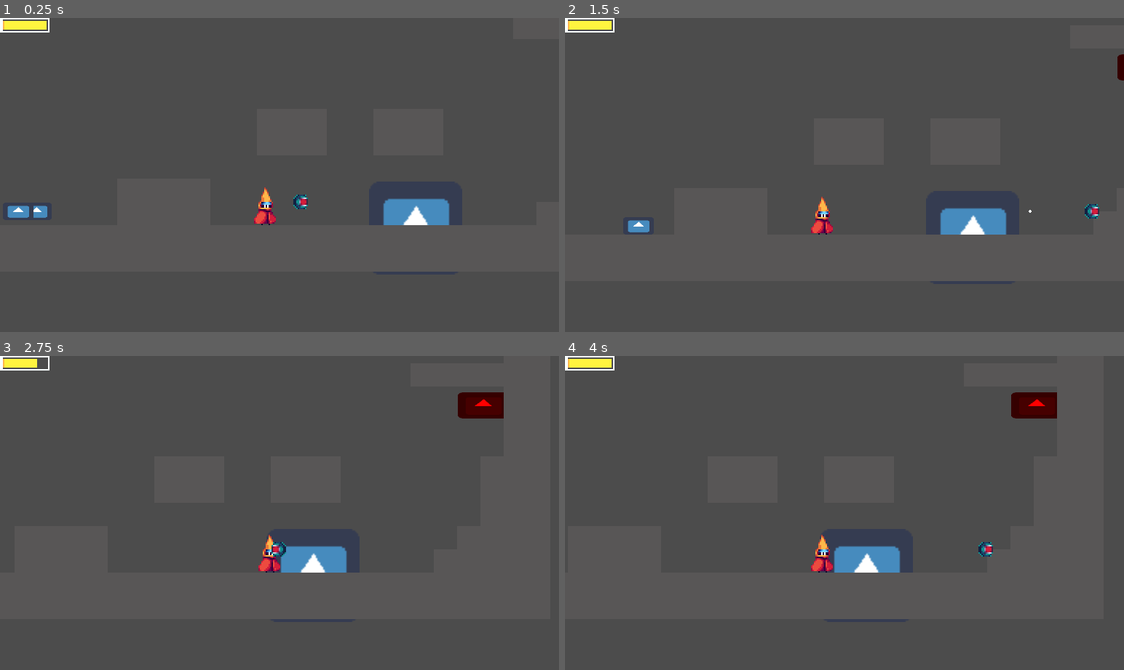
Above: before the commit, frames 1-4 (two rows, left to right).
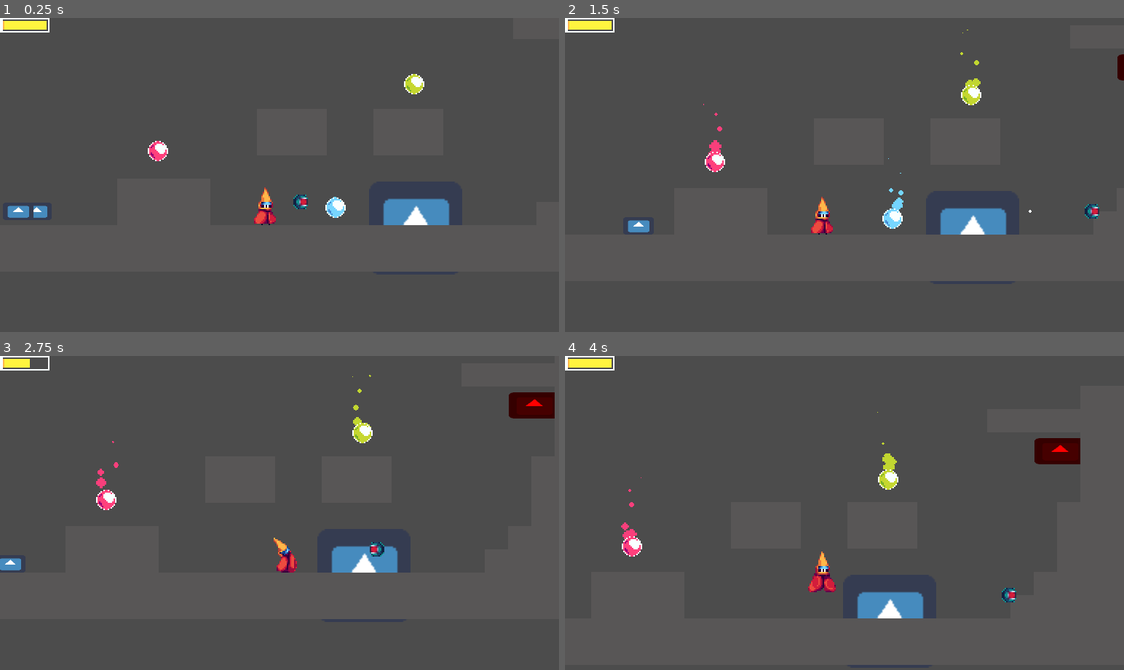
Above: after the commit, the same moments.

Repository: Tenseven-107/UnicornGameJam_Final-Chapter
Game: Godot game, scene res://Scenes/Testing/Testing.tscn
Same seed, same stepped clock (60 frames per second), same inputs: the game is played once before the commit and once after it. The engine's default icon, where the game draws it, is replaced by a stand-in: a white triangle on a blue panel in a dark square.
Inputs:
- Up to frame 1 (0.25 s): no input
- Up to frame 2 (1.5 s): tap Enter (action_drone) at 0.5, 1.35 s; hold Space (jump) 0.53-1.28 s; hold Right (right_drone) from 0.53 s (still down)
- Up to frame 3 (2.75 s): tap Space (jump) at 1.52, 1.55, 1.82 s; release Right (right_drone) at 2.03 s; hold Left (left_drone) from 2.03 s (still down); hold Space (jump) from 2.03 s (still down); tap K (action_player) at 2.1 s
- Up to frame 4 (4 s): release Left (left_drone) at 2.78 s; release Space (jump) at 2.78 s; hold Right (right_drone) from 2.78 s (still down); tap J (attack_player) at 2.85 s; tap Space (jump) at 3.02, 3.05, 3.32 s; hold Space (jump) from 3.53 s (still down)

The runs differ from the first frame. In frame 1, 0.5% of the frame differs, in the area x 26-76%, y 17-64%; in frame 2, 0.8%; in frame 3, 4.0%; in frame 4, 6.7%, in the area x 10-93%, y 11-85%.

Commit message:
Added item pickups

Diff:
--- a/HUG-Final_Chapter/Prefabs/Enemies/BasicGroundEnemyController.tscn
+++ b/HUG-Final_Chapter/Prefabs/Enemies/BasicGroundEnemyController.tscn
@@ -53,7 +53,7 @@
 destroy_on_death = true
 activity_objects_paths = [ NodePath("../.."), NodePath("../Hitbox") ]
 inactive_timer_path = NodePath("../../Utils/Inactivity")
-inactive_time = 0.5
+inactive_time = 0.65
 
 [node name="CollisionShape2D" type="CollisionShape2D" parent="Combat/Entity"]
 modulate = Color( 0.101961, 1, 0, 1 )
--- /dev/null
+++ b/HUG-Final_Chapter/Prefabs/Objects/Pickups/AbilityItem.tscn
@@ -0,0 +1,79 @@
+[gd_scene load_steps=11 format=2]
+
+[ext_resource path="res://Scripts/EffectPlayers/CameraEffectsPlayer.gd" type="Script" id=1]
+[ext_resource path="res://Scripts/Utils/Gameplay/AbilityItem.gd" type="Script" id=2]
+[ext_resource path="res://Sprites/Objects/Pickups/Ability-Orbs.png" type="Texture" id=3]
+[ext_resource path="res://Scripts/EffectPlayers/AnimEffectPlayer.gd" type="Script" id=4]
+[ext_resource path="res://Sprites/FX/FX_sheet.png" type="Texture" id=5]
+
+[sub_resource type="CircleShape2D" id=1]
+radius = 8.0
+
+[sub_resource type="AtlasTexture" id=2]
+atlas = ExtResource( 3 )
+region = Rect2( 1, 1, 14, 14 )
+
+[sub_resource type="AtlasTexture" id=3]
+atlas = ExtResource( 5 )
+region = Rect2( 17, 1, 6, 6 )
+
+[sub_resource type="Curve" id=4]
+_data = [ Vector2( 0, 0 ), 0.0, 0.0, 0, 0, Vector2( 0.292079, 1 ), 0.0, 0.0, 0, 0, Vector2( 0.990099, 0.0363636 ), 0.0, 0.0, 0, 0 ]
+
+[sub_resource type="Animation" id=5]
+resource_name = "loop"
+loop = true
+tracks/0/type = "value"
+tracks/0/path = NodePath("Sprite:position")
+tracks/0/interp = 1
+tracks/0/loop_wrap = true
+tracks/0/imported = false
+tracks/0/enabled = true
+tracks/0/keys = {
+"times": PoolRealArray( 0, 0.2, 0.3, 0.5, 0.8, 0.9, 1 ),
+"transitions": PoolRealArray( 1, 1, 1, 1, 1, 1, 1 ),
+"update": 0,
+"values": [ Vector2( 0, 0 ), Vector2( 0, -1 ), Vector2( 0, -1.1 ), Vector2( 0, 0 ), Vector2( 0, 1 ), Vector2( 0, 1.1 ), Vector2( 0, 0 ) ]
+}
+
+[node name="AbilityItem" type="Area2D"]
+script = ExtResource( 2 )
+effects_pickup = [ NodePath("FX/cam") ]
+
+[node name="CollisionShape2D" type="CollisionShape2D" parent="."]
+shape = SubResource( 1 )
+
+[node name="Visuals" type="Node2D" parent="."]
+
+[node name="Sprite" type="Sprite" parent="Visuals"]
+z_index = 1
+texture = SubResource( 2 )
+
+[node name="CPUParticles2D" type="CPUParticles2D" parent="Visuals/Sprite"]
+z_index = -1
+local_coords = false
+texture = SubResource( 3 )
+spread = 180.0
+gravity = Vector2( 0, -98 )
+initial_velocity = 9.17
+scale_amount = 1.5
+scale_amount_random = 1.0
+scale_amount_curve = SubResource( 4 )
+color = Color( 0.776471, 0.847059, 0.192157, 1 )
+
+[node name="Anims" type="AnimationPlayer" parent="Visuals"]
+anims/loop = SubResource( 5 )
+
+[node name="FX" type="Node" parent="."]
+
+[node name="cam" type="Node" parent="FX"]
+script = ExtResource( 1 )
+camera_shake = false
+hitstop = true
+hitstop_time = 0.2
+
+[node name="anims" type="Node" parent="FX"]
+script = ExtResource( 4 )
+on_start = true
+animation_player_path = NodePath("../../Visuals/Anims")
+animation_name = "loop"
--- /dev/null
+++ b/HUG-Final_Chapter/Prefabs/Objects/Pickups/AttackItem.tscn
@@ -0,0 +1,79 @@
+[gd_scene load_steps=11 format=2]
+
+[ext_resource path="res://Scripts/EffectPlayers/CameraEffectsPlayer.gd" type="Script" id=1]
+[ext_resource path="res://Scripts/Utils/Gameplay/AbilityItem.gd" type="Script" id=2]
+[ext_resource path="res://Sprites/Objects/Pickups/Ability-Orbs.png" type="Texture" id=3]
+[ext_resource path="res://Scripts/EffectPlayers/AnimEffectPlayer.gd" type="Script" id=4]
+[ext_resource path="res://Sprites/FX/FX_sheet.png" type="Texture" id=5]
+
+[sub_resource type="CircleShape2D" id=1]
+radius = 8.0
+
+[sub_resource type="AtlasTexture" id=2]
+atlas = ExtResource( 3 )
+region = Rect2( 1, 1, 14, 14 )
+
+[sub_resource type="AtlasTexture" id=3]
+atlas = ExtResource( 5 )
+region = Rect2( 17, 1, 6, 6 )
+
+[sub_resource type="Curve" id=4]
+_data = [ Vector2( 0, 0 ), 0.0, 0.0, 0, 0, Vector2( 0.292079, 1 ), 0.0, 0.0, 0, 0, Vector2( 0.990099, 0.0363636 ), 0.0, 0.0, 0, 0 ]
+
+[sub_resource type="Animation" id=5]
+resource_name = "loop"
+loop = true
+tracks/0/type = "value"
+tracks/0/path = NodePath("Sprite:position")
+tracks/0/interp = 1
+tracks/0/loop_wrap = true
+tracks/0/imported = false
+tracks/0/enabled = true
+tracks/0/keys = {
+"times": PoolRealArray( 0, 0.2, 0.3, 0.5, 0.8, 0.9, 1 ),
+"transitions": PoolRealArray( 1, 1, 1, 1, 1, 1, 1 ),
+"update": 0,
+"values": [ Vector2( 0, 0 ), Vector2( 0, -1 ), Vector2( 0, -1.1 ), Vector2( 0, 0 ), Vector2( 0, 1 ), Vector2( 0, 1.1 ), Vector2( 0, 0 ) ]
+}
+
+[node name="AbilityItem" type="Area2D"]
+script = ExtResource( 2 )
+effects_pickup = [ NodePath("FX/cam") ]
+
+[node name="CollisionShape2D" type="CollisionShape2D" parent="."]
+shape = SubResource( 1 )
+
+[node name="Visuals" type="Node2D" parent="."]
+
+[node name="Sprite" type="Sprite" parent="Visuals"]
+z_index = 1
+texture = SubResource( 2 )
+
+[node name="CPUParticles2D" type="CPUParticles2D" parent="Visuals/Sprite"]
+z_index = -1
+local_coords = false
+texture = SubResource( 3 )
+spread = 180.0
+gravity = Vector2( 0, -98 )
+initial_velocity = 9.17
+scale_amount = 1.5
+scale_amount_random = 1.0
+scale_amount_curve = SubResource( 4 )
+color = Color( 0.776471, 0.847059, 0.192157, 1 )
+
+[node name="Anims" type="AnimationPlayer" parent="Visuals"]
+anims/loop = SubResource( 5 )
+
+[node name="FX" type="Node" parent="."]
+
+[node name="cam" type="Node" parent="FX"]
+script = ExtResource( 1 )
+camera_shake = false
+hitstop = true
+hitstop_time = 0.2
+
+[node name="anims" type="Node" parent="FX"]
+script = ExtResource( 4 )
+on_start = true
+animation_player_path = NodePath("../../Visuals/Anims")
+animation_name = "loop"
--- /dev/null
+++ b/HUG-Final_Chapter/Prefabs/Objects/Pickups/JumpItem.tscn
@@ -0,0 +1,80 @@
+[gd_scene load_steps=11 format=2]
+
+[ext_resource path="res://Scripts/EffectPlayers/CameraEffectsPlayer.gd" type="Script" id=1]
+[ext_resource path="res://Scripts/Utils/Gameplay/AbilityItem.gd" type="Script" id=2]
+[ext_resource path="res://Sprites/Objects/Pickups/Ability-Orbs.png" type="Texture" id=3]
+[ext_resource path="res://Scripts/EffectPlayers/AnimEffectPlayer.gd" type="Script" id=4]
+[ext_resource path="res://Sprites/FX/FX_sheet.png" type="Texture" id=5]
+
+[sub_resource type="CircleShape2D" id=1]
+radius = 8.0
+
+[sub_resource type="AtlasTexture" id=2]
+atlas = ExtResource( 3 )
+region = Rect2( 17, 1, 14, 14 )
+
+[sub_resource type="AtlasTexture" id=3]
+atlas = ExtResource( 5 )
+region = Rect2( 17, 1, 6, 6 )
+
+[sub_resource type="Curve" id=4]
+_data = [ Vector2( 0, 0 ), 0.0, 0.0, 0, 0, Vector2( 0.292079, 1 ), 0.0, 0.0, 0, 0, Vector2( 0.990099, 0.0363636 ), 0.0, 0.0, 0, 0 ]
+
+[sub_resource type="Animation" id=5]
+resource_name = "loop"
+loop = true
+tracks/0/type = "value"
+tracks/0/path = NodePath("Sprite:position")
+tracks/0/interp = 1
+tracks/0/loop_wrap = true
+tracks/0/imported = false
+tracks/0/enabled = true
+tracks/0/keys = {
+"times": PoolRealArray( 0, 0.2, 0.3, 0.5, 0.8, 0.9, 1 ),
+"transitions": PoolRealArray( 1, 1, 1, 1, 1, 1, 1 ),
+"update": 0,
+"values": [ Vector2( 0, 0 ), Vector2( 0, -1 ), Vector2( 0, -1.1 ), Vector2( 0, 0 ), Vector2( 0, 1 ), Vector2( 0, 1.1 ), Vector2( 0, 0 ) ]
+}
+
+[node name="AbilityItem" type="Area2D"]
+script = ExtResource( 2 )
+ability = "has_jump"
+effects_pickup = [ NodePath("FX/cam") ]
+
+[node name="CollisionShape2D" type="CollisionShape2D" parent="."]
+shape = SubResource( 1 )
+
+[node name="Visuals" type="Node2D" parent="."]
+
+[node name="Sprite" type="Sprite" parent="Visuals"]
+z_index = 1
+texture = SubResource( 2 )
+
+[node name="CPUParticles2D" type="CPUParticles2D" parent="Visuals/Sprite"]
+z_index = -1
+local_coords = false
+texture = SubResource( 3 )
+spread = 180.0
+gravity = Vector2( 0, -98 )
+initial_velocity = 9.17
+scale_amount = 1.5
+scale_amount_random = 1.0
+scale_amount_curve = SubResource( 4 )
+color = Color( 0.470588, 0.843137, 1, 1 )
+
+[node name="Anims" type="AnimationPlayer" parent="Visuals"]
+anims/loop = SubResource( 5 )
+
+[node name="FX" type="Node" parent="."]
+
+[node name="cam" type="Node" parent="FX"]
+script = ExtResource( 1 )
+camera_shake = false
+hitstop = true
+hitstop_time = 0.2
+
+[node name="anims" type="Node" parent="FX"]
+script = ExtResource( 4 )
+on_start = true
+animation_player_path = NodePath("../../Visuals/Anims")
+animation_name = "loop"
--- /dev/null
+++ b/HUG-Final_Chapter/Prefabs/Objects/Pickups/TeleportItem.tscn
@@ -0,0 +1,80 @@
+[gd_scene load_steps=11 format=2]
+
+[ext_resource path="res://Scripts/EffectPlayers/CameraEffectsPlayer.gd" type="Script" id=1]
+[ext_resource path="res://Scripts/Utils/Gameplay/AbilityItem.gd" type="Script" id=2]
+[ext_resource path="res://Sprites/Objects/Pickups/Ability-Orbs.png" type="Texture" id=3]
+[ext_resource path="res://Scripts/EffectPlayers/AnimEffectPlayer.gd" type="Script" id=4]
+[ext_resource path="res://Sprites/FX/FX_sheet.png" type="Texture" id=5]
+
+[sub_resource type="CircleShape2D" id=1]
+radius = 8.0
+
+[sub_resource type="AtlasTexture" id=2]
+atlas = ExtResource( 3 )
+region = Rect2( 33, 1, 14, 14 )
+
+[sub_resource type="AtlasTexture" id=3]
+atlas = ExtResource( 5 )
+region = Rect2( 17, 1, 6, 6 )
+
+[sub_resource type="Curve" id=4]
+_data = [ Vector2( 0, 0 ), 0.0, 0.0, 0, 0, Vector2( 0.292079, 1 ), 0.0, 0.0, 0, 0, Vector2( 0.990099, 0.0363636 ), 0.0, 0.0, 0, 0 ]
+
+[sub_resource type="Animation" id=5]
+resource_name = "loop"
+loop = true
+tracks/0/type = "value"
+tracks/0/path = NodePath("Sprite:position")
+tracks/0/interp = 1
+tracks/0/loop_wrap = true
+tracks/0/imported = false
+tracks/0/enabled = true
+tracks/0/keys = {
+"times": PoolRealArray( 0, 0.2, 0.3, 0.5, 0.8, 0.9, 1 ),
+"transitions": PoolRealArray( 1, 1, 1, 1, 1, 1, 1 ),
+"update": 0,
+"values": [ Vector2( 0, 0 ), Vector2( 0, -1 ), Vector2( 0, -1.1 ), Vector2( 0, 0 ), Vector2( 0, 1 ), Vector2( 0, 1.1 ), Vector2( 0, 0 ) ]
+}
+
+[node name="AbilityItem" type="Area2D"]
+script = ExtResource( 2 )
+ability = "has_teleport"
+effects_pickup = [ NodePath("FX/cam") ]
+
+[node name="CollisionShape2D" type="CollisionShape2D" parent="."]
+shape = SubResource( 1 )
+
+[node name="Visuals" type="Node2D" parent="."]
+
+[node name="Sprite" type="Sprite" parent="Visuals"]
+z_index = 1
+texture = SubResource( 2 )
+
+[node name="CPUParticles2D" type="CPUParticles2D" parent="Visuals/Sprite"]
+z_index = -1
+local_coords = false
+texture = SubResource( 3 )
+spread = 180.0
+gravity = Vector2( 0, -98 )
+initial_velocity = 9.17
+scale_amount = 1.5
+scale_amount_random = 1.0
+scale_amount_curve = SubResource( 4 )
+color = Color( 1, 0.254902, 0.490196, 1 )
+
+[node name="Anims" type="AnimationPlayer" parent="Visuals"]
+anims/loop = SubResource( 5 )
+
+[node name="FX" type="Node" parent="."]
+
+[node name="cam" type="Node" parent="FX"]
+script = ExtResource( 1 )
+camera_shake = false
+hitstop = true
+hitstop_time = 0.2
+
+[node name="anims" type="Node" parent="FX"]
+script = ExtResource( 4 )
+on_start = true
+animation_player_path = NodePath("../../Visuals/Anims")
+animation_name = "loop"
--- a/HUG-Final_Chapter/Prefabs/Player/Player.tscn
+++ b/HUG-Final_Chapter/Prefabs/Player/Player.tscn
@@ -330,7 +330,6 @@
 [node name="Sprite" type="AnimatedSprite" parent="Visuals"]
 frames = ExtResource( 2 )
 animation = "Idle"
-frame = 1
 
 [node name="Anims" type="AnimationPlayer" parent="Visuals"]
 anims/Attack = SubResource( 11 )
@@ -388,7 +387,7 @@
 cast_to = Vector2( 0, 24 )
 collision_mask = 2
 
-[node name="AbilityHandler" type="Node" parent="."]
+[node name="AbilityHandler" type="Node" parent="." groups=["AbilityHandler"]]
 script = ExtResource( 8 )
 player_path = NodePath("..")
 variable_abilities = [ "has_jump", "has_attack", "has_teleport" ]
--- a/HUG-Final_Chapter/Scenes/Testing/Testing.tscn
+++ b/HUG-Final_Chapter/Scenes/Testing/Testing.tscn
@@ -10,6 +10,9 @@
 [ext_resource path="res://Prefabs/Player/PlayerDrone.tscn" type="PackedScene" id=8]
 [ext_resource path="res://Sprites/Testing/Simple_tilemap_16bit.png" type="Texture" id=9]
 [ext_resource path="res://Scripts/Utils/Backend/NodeContainer.gd" type="Script" id=10]
+[ext_resource path="res://Prefabs/Objects/Pickups/TeleportItem.tscn" type="PackedScene" id=11]
+[ext_resource path="res://Prefabs/Objects/Pickups/JumpItem.tscn" type="PackedScene" id=12]
+[ext_resource path="res://Prefabs/Objects/Pickups/AttackItem.tscn" type="PackedScene" id=13]
 
 [sub_resource type="ConvexPolygonShape2D" id=7]
 points = PoolVector2Array( 0, 0, 16, 0, 16, 16, 0, 16 )
@@ -89,3 +92,12 @@
 
 [node name="Testhitbox" parent="." instance=ExtResource( 5 )]
 position = Vector2( 226, -99 )
+
+[node name="AbilityItem" parent="." instance=ExtResource( 11 )]
+position = Vector2( -68, -34 )
+
+[node name="AbilityItem2" parent="." instance=ExtResource( 12 )]
+position = Vector2( 54, 5 )
+
+[node name="AbilityItem3" parent="." instance=ExtResource( 13 )]
+position = Vector2( 108, -80 )
--- /dev/null
+++ b/HUG-Final_Chapter/Scripts/Utils/Gameplay/AbilityItem.gd
@@ -0,0 +1,38 @@
+extends Area2D
+
+
+
+
+# Objects
+var ability_handler: AbilityHandler
+
+# Variables
+export (String) var ability: String = "has_attack"
+export (String) var target_group: String = "Player"
+
+# Effect players
+export var _c_effect_players: String
+export (Array, NodePath) var effects_pickup
+
+
+
+# Setup
+func _ready():
+	var handlers: Array = get_tree().get_nodes_in_group(AbilityHandler.group_name)
+	ability_handler = handlers[0]
+
+	self.connect("body_entered", self, "check_pickup")
+
+
+
+# Pick up
+func check_pickup(body: Node):
+	if body.is_in_group(target_group):
+		ability_handler.add_ability(ability)
+
+		# Play effects on pick up
+		for effect in effects_pickup:
+			var play_effect: EffectPlayer = get_node(effect)
+			play_effect.play_effect()
+
+		self.call_deferred("queue_free")
Not shown: 1 places in HUG-Final_Chapter/Scenes/Testing/Testing.tscn that only renumber resources
Binary file changed: HUG-Final_Chapter/Sprites/FX/FX_sheet.png
Binary file added: HUG-Final_Chapter/Sprites/Objects/Pickups/Ability-Orbs.png
Not shown, added: HUG-Final_Chapter/Sprites/Objects/Pickups/Ability-Orbs.png.import
